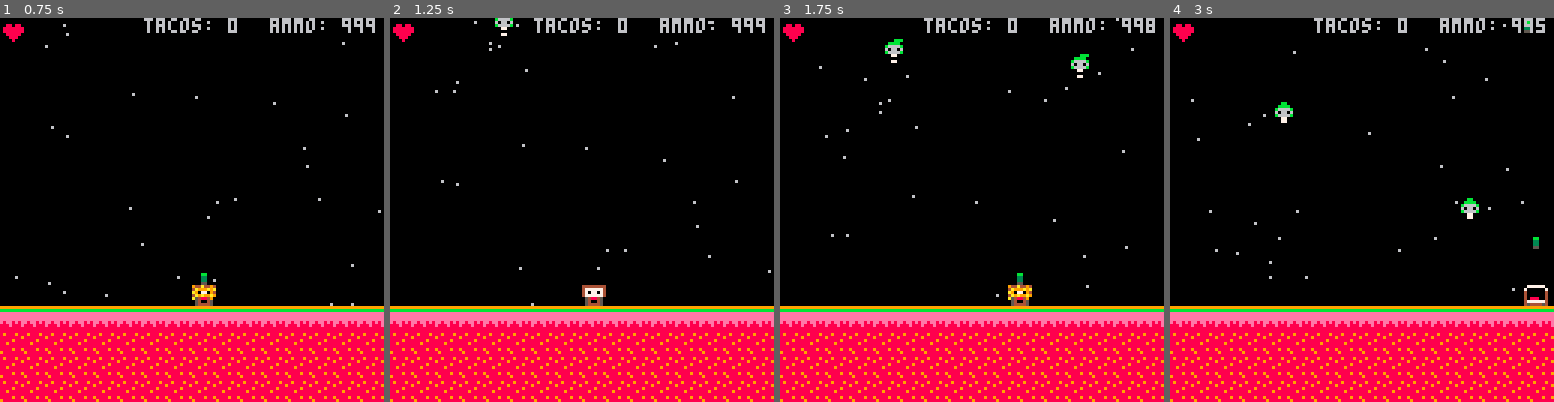
Above: before the commit, frames 1-4 (left to right).
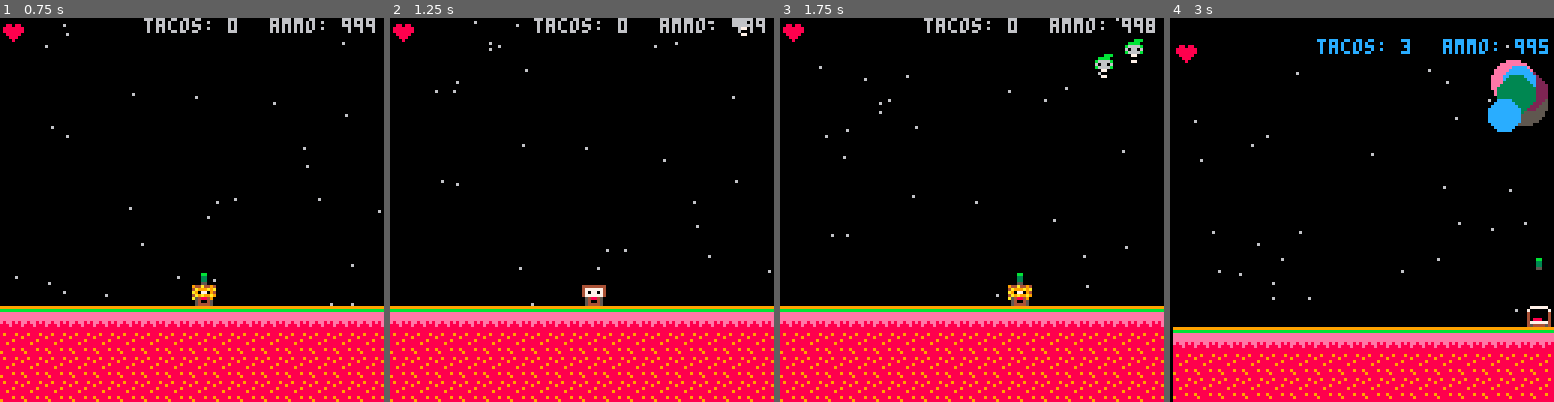
Above: after the commit, the same moments.

Repository: simgish/pico-8
Game: PICO-8 cartridge tacos.p8
Two runs of this game, one before a commit and one after it. Both use one fixed random seed, a clock stepped at 60 frames per second and the inputs below.
Inputs:
- Up to frame 1 (0.75 s): tap X (X key) at 0.33 s; tap O (Z key) at 0.7 s
- Up to frame 2 (1.25 s): tap X (X key) at 1.07 s
- Up to frame 3 (1.75 s): hold Right from 1.6 s (still down); tap O (Z key) at 1.7 s
- Up to frame 4 (3 s): tap X (X key) at 1.85, 2.97 s; release Right at 2.1 s; tap O (Z key) at 2.1, 2.5, 2.9 s; hold Up 2.15-2.42 s; hold Right from 2.47 s (still down)

Frame 1 is identical in both runs. In frame 2, 0.2% of the frame differs, in the area x 27-93%, y 0-5%; in frame 3, 0.7%; in frame 4, 19%, in the area x 0-100%, y 0-100%.

Commit message:
taco anim

Diff:
--- a/tacos.p8
+++ b/tacos.p8
@@ -148,6 +148,7 @@
 
 	for t in all(tacos) do
 		spr(t.sp, t.x, t.y)
+		animate(t)
 	end
 
 	for e in all(enemies) do
@@ -173,6 +174,7 @@
 
 function gameover_draw()
 	draw_stars()
+	map(0,12,0,96,16,4)
 	print("game over ", 20,30)
 	print("score: "..score,20,50)
 	print("press up to try again", 20,70)
@@ -318,10 +320,12 @@
  if (t < lasttaco + 100) return
 
 	local taco = {
-		x=rnd(128)-16,
+		x=rnd(104)+16,
 		y= -rnd(32)-16,
 		dy=rnd(1)+0.5,
-		sp=8,
+		sp=7,
+		index=1,
+		anim={7,8},
 		hitbox={x=0,y=0,w=8,h=8}
 	}
 
@@ -331,7 +335,7 @@
 
 function spawn_skull()
 	local s = {
-		x=rnd(128)-16,
+		x=rnd(104)+16,
 		y= -rnd(32)-16,
 		dy=rnd(1)+0.3,
 		sp=32,
@@ -362,7 +366,7 @@
 
 function spawn_cryer()
 	local s = {
-		x=rnd(128)-16,
+		x=rnd(104)+16,
 		y= -rnd(32)-16,
 		dy=rnd(0.3)+0.5,
 		sp=34,
@@ -374,7 +378,7 @@
 	}
 
 	s.update = function()
-		if (rnd(t*rnd(s.lastshot))%100<5) then
+		if (rnd(t*rnd(s.lastshot))%t<5) then
 			if (t < s.lastshot + 200) return
 	 	s.shoot()
 	 	s.lastshot = t
@@ -387,7 +391,7 @@
 			y = s.y,
 			dx = 0,
 			dy = 1.5,
-			sp = 16,
+			sp = 17,
 			hitbox={x=0,y=0,w=6,h=8}
 		}
 
@@ -396,9 +400,8 @@
 	end
 
 	s.hit = function(obj)
-		s.y-=rnd(4)+4
+		s.y-=rnd(4)+6
 		s.hp-=1
-		shake(3)
 		if (s.hp < 1) s.destroy()
 	end
 
@@ -444,20 +447,20 @@
 end
 
 __gfx__
-000000004444444407777770944a4494000000000000000000000000000000000000000008800880088088000000000000000000000000000000000000000000
-0000000047777774700000074a999a9a000000000000000000000000000000000000000088888888888888800000000000000000000000000000000000000000
-007007004707707440000004a907709400000000000000000099999000999990009999908888ee88888888800000000000000000000000000000000000000000
-0007700047777774400000044a9a99a9000000000000000009933449099334490993344988888e88088888000000000000000000000000000000000000000000
-000770000548845040888004a5488490000000000000000099439599994395999943959908888880008880000000000000000000000000000000000000000000
-00700700054004504777777405400450000000000000000094599999945999999459999900888800000800000000000000000000000000000000000000000000
+000000004444444407777770944a4494000000000000000000000000006006066006000608800880088088000000000000000000000000000000000000000000
+0000000047777774700000074a999a9a000000000000000000000000060060060600606088888888888888800000000000000000000000000000000000000000
+007007004707707440000004a907709400000000000000000099999006969960069969608888ee88888888800000000000000000000000000000000000000000
+0007700047777774400000044a9a99a90000000000000000099334490994544909933b4988888e88088888000000000000000000000000000000000000000000
+000770000548845040888004a548849000000000000000009943959999b393999934959908888880008880000000000000000000000000000000000000000000
+00700700054004504777777405400450000000000000000094599999935999999459999900888800000800000000000000000000000000000000000000000000
 00000000054444504544445405444450000000000000000099999999999999999999999900088000000000000000000000000000000000000000000000000000
 00000000000ee000000ee000000ee000000000000000000000000000000000000000000000000000000000000000000000000000000000000000000000000000
 00000000000000000000000000000000000000000000000000000000000000000000000000000000000000000000000000000000000000000000000000000000
 00000000000000000000000000000000000000000000000000000000000000000000000000000000000000000000000000000000000000000000000000000000
-000bb000000000000000000000000000000000000000000000000000000000000000000000000000000000000000000000000000000000000000000000000000
-00033000000000000000000000000000000000000000000000000000000000000000000000000000000000000000000000000000000000000000000000000000
-00033000000000000000000000000000000000000000000000000000000000000000000000000000000000000000000000000000000000000000000000000000
-00055000000000000000000000000000000000000000000000000000000000000000000000000000000000000000000000000000000000000000000000000000
+000bb000000660000000000000000000000000000000000000000000000000000000000000000000000000000000000000000000000000000000000000000000
+00033000000770000000000000000000000000000000000000000000000000000000000000000000000000000000000000000000000000000000000000000000
+00033000000cc0000000000000000000000000000000000000000000000000000000000000000000000000000000000000000000000000000000000000000000
+00055000000cc0000000000000000000000000000000000000000000000000000000000000000000000000000000000000000000000000000000000000000000
 00000000000000000000000000000000000000000000000000000000000000000000000000000000000000000000000000000000000000000000000000000000
 00000000000000000000000000000000000000000000000000000000000000000000000000000000000000000000000000000000000000000000000000000000
 0000bbb0000bb0000066660000666600006666000000000000000000000000000000000000000000000000000000000000000000000000000000000000000000
